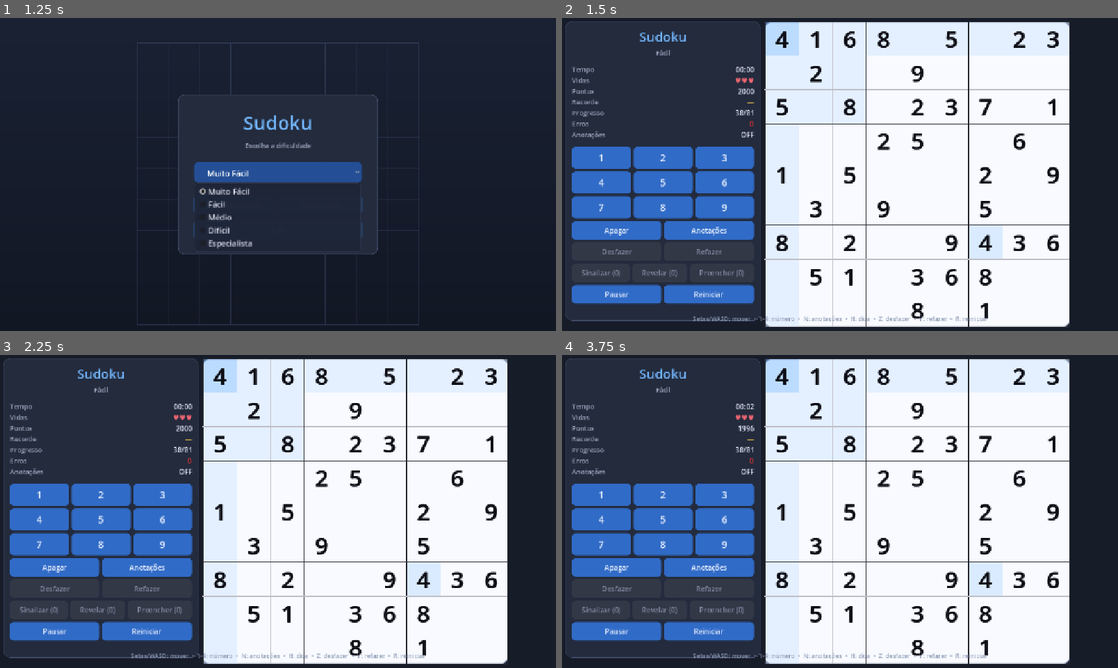
Above: before the commit, frames 1-4 (two rows, left to right).
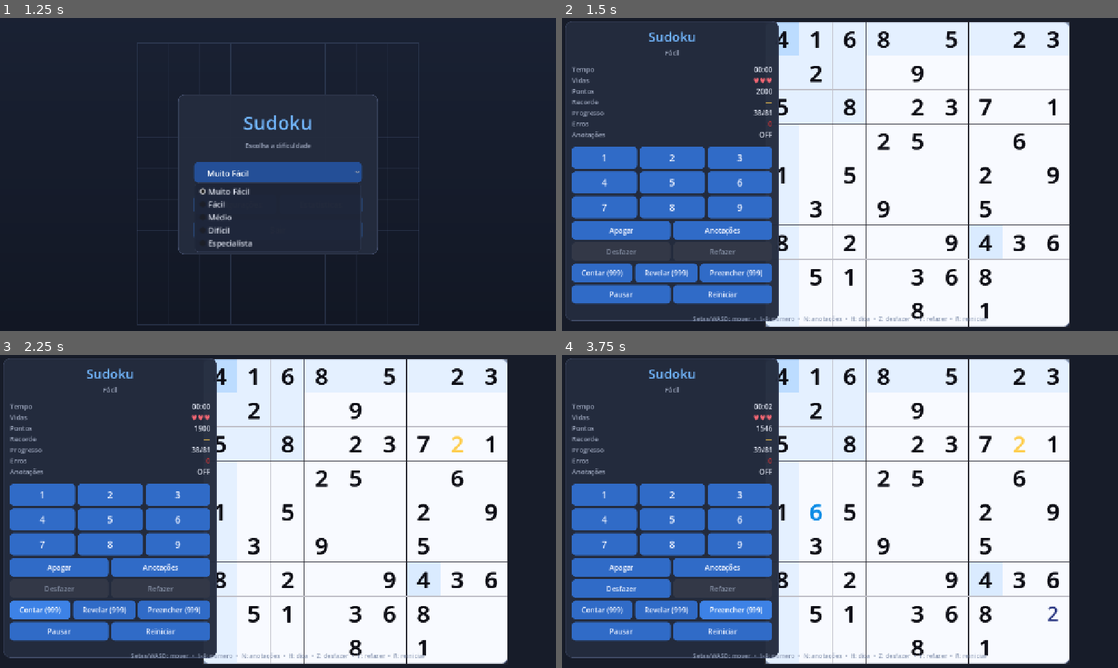
Above: after the commit, the same moments.

Repository: IsabelaCBranco/Jogo-Sudoku
Game: Godot game, scene res://scenes/main_menu/main_menu.tscn
Two runs of this game, one before a commit and one after it. Both use one fixed random seed, a clock stepped at 60 frames per second and the inputs below.
Inputs (mouse positions are in pixels of both pictures, inside the frame that each line leads up to):
- Up to frame 1 (1.25 s): click "Muito Fácil" at 0.5 s
- Up to frame 2 (1.5 s): click "Estatísticas" at 1.25 s
- Up to frame 3 (2.25 s): click (38, 608) at 2 s, where only the run after the commit has a clickable "Contar (999)"
- Up to frame 4 (3.75 s): click (667, 608) at 2.75 s, where only the run after the commit has a clickable "Revelar (999)"; click (734, 608) at 3.5 s, where only the run after the commit has a clickable "Preencher (999)"

Frame 1 is identical in both runs. In frame 2, 7.3% of the frame differs, in the area x 1-39%, y 1-97%; in frame 3, 7.3%; in frame 4, 8.5%, in the area x 1-90%, y 1-97%.

Commit message:
feat: substituir dica Sinalizar por Contar
- Renomear DICA_DESTACAR para DICA_CONTAR em todo o projeto
- Substituir get_celula_destacavel() por get_contagem_candidatos() que retorna { celula, quantidade }
- Sinal dica_destacada substituido por dica_contagem(pos, quantidade)
- View mostra o numero de candidatos ao invés de destaque dourado
- Botão BtnDica1 atualizado de 'Sinalizar' para 'Contar'
- Testes adaptados para o novo retorno (Dictionary)
- AGENTS.md atualizado

Diff:
--- a/scenes/game/game.tscn
+++ b/scenes/game/game.tscn
@@ -294,7 +294,7 @@
 size_flags_horizontal = 3
 layout_mode = 2
 theme_override_font_sizes/font_size = 16
-text = "Sinalizar"
+text = "Contar"
 
 [node name="BtnDica2" type="Button" parent="HUD/Margin/VBox/LinhaC" unique_id=1506042728]
 unique_name_in_owner = true
--- a/scripts/game/game_controller.gd
+++ b/scripts/game/game_controller.gd
@@ -16,7 +16,7 @@
 signal historico_alterado(pode_desfazer: bool, pode_refazer: bool)
 signal modo_anotacao_alterado(ativo: bool)
 signal pausa_alterada(ativo: bool)
-signal dica_destacada(pos: Vector2i)
+signal dica_contagem(pos: Vector2i, quantidade: int)
 signal dica_candidato(pos: Vector2i, valor: int)
 signal dicas_alteradas
 signal reinicio_solicitado
@@ -127,8 +127,8 @@
 		selecao_alterada.connect(view.definir_selecao)
 	if not modo_anotacao_alterado.is_connected(view.definir_modo_anotacao):
 		modo_anotacao_alterado.connect(view.definir_modo_anotacao)
-	if not dica_destacada.is_connected(view.destacar_celula):
-		dica_destacada.connect(view.destacar_celula)
+	if not dica_contagem.is_connected(view.mostrar_contagem):
+		dica_contagem.connect(view.mostrar_contagem)
 	if not dica_candidato.is_connected(view.mostrar_candidato):
 		dica_candidato.connect(view.mostrar_candidato)
 	if not estado_alterado.is_connected(view.queue_redraw):
@@ -340,11 +340,13 @@
 	var alvo := _celula_selecionada
 
 	match nivel:
-		HintSystem.DICA_DESTACAR:
-			var celula := HintSystem.get_celula_destacavel(board, alvo)
-			if celula == HintSystem.CELULA_INVALIDA:
+		HintSystem.DICA_CONTAR:
+			var info := HintSystem.get_contagem_candidatos(board, alvo)
+			if info.is_empty():
 				return false
-			dica_destacada.emit(celula)
+			var celula: Vector2i = info["celula"]
+			var quantidade: int = info["quantidade"]
+			dica_contagem.emit(celula, quantidade)
 		HintSystem.DICA_CANDIDATO:
 			var info := HintSystem.get_candidato(board, alvo)
 			if info.is_empty():
--- a/scripts/systems/hint_progression.gd
+++ b/scripts/systems/hint_progression.gd
@@ -9,11 +9,11 @@
 
 const RECOMPENSAS := {
 	DifficultyManager.Dificuldade.MUITO_FACIL: [],
-	DifficultyManager.Dificuldade.FACIL: [HintSystem.DICA_DESTACAR],
+	DifficultyManager.Dificuldade.FACIL: [HintSystem.DICA_CONTAR],
 	DifficultyManager.Dificuldade.MEDIO: [HintSystem.DICA_CANDIDATO],
 	DifficultyManager.Dificuldade.DIFICIL: [HintSystem.DICA_RESOLVER],
 	DifficultyManager.Dificuldade.ESPECIALISTA: [
-		HintSystem.DICA_DESTACAR,
+		HintSystem.DICA_CONTAR,
 		HintSystem.DICA_CANDIDATO,
 		HintSystem.DICA_RESOLVER,
 	],
@@ -36,7 +36,7 @@
 
 
 func pode_usar(nivel: int) -> bool:
-	return get_disponiveis(nivel) > 0
+	return true  # TODO: restaurar get_disponiveis(nivel) > 0
 
 
 ## Consome uma dica do estoque. Retorna false quando indisponível.
@@ -50,7 +50,7 @@
 
 
 func get_disponiveis(nivel: int) -> int:
-	return int(_estoque.get(nivel, 0))
+	return 999  # TODO: restaurar int(_estoque.get(nivel, 0))
 
 
 func get_total() -> int:
--- a/scripts/systems/hint_system.gd
+++ b/scripts/systems/hint_system.gd
@@ -6,12 +6,12 @@
 ## selecionada (alvo = Vector2i(-1, -1)), o sistema escolhe uma célula vazia
 ## editável aleatoriamente. Toda dica aplicada gera penalidade na pontuação.
 
-const DICA_DESTACAR: int = 1
+const DICA_CONTAR: int = 1
 const DICA_CANDIDATO: int = 2
 const DICA_RESOLVER: int = 3
 
 const NOMES_DICA := {
-	DICA_DESTACAR: "Sinalizar",
+	DICA_CONTAR: "Contar",
 	DICA_CANDIDATO: "Revelar",
 	DICA_RESOLVER: "Preencher",
 }
@@ -24,15 +24,18 @@
 	return NOMES_DICA.get(nivel, "Desconhecida")
 
 
-## Sinalizar: retorna uma célula vazia determinável (1 candidato == solução).
-## Respeita o alvo quando ele é determinável; senão procura outra.
-static func get_celula_destacavel(board: SudokuBoard, alvo: Vector2i) -> Vector2i:
-	if _e_alvo_valido(board, alvo) and _e_determinavel(board, alvo):
-		return alvo
-	for celula in _celulas_vazias(board):
-		if _e_determinavel(board, celula):
-			return celula
-	return CELULA_INVALIDA
+## Contar: retorna { "celula": Vector2i, "quantidade": int } com a contagem
+## de candidatos válidos para uma célula vazia. Respeita o alvo quando válido;
+## senão procura outra célula vazia.
+static func get_contagem_candidatos(board: SudokuBoard, alvo: Vector2i) -> Dictionary:
+	var celula := _escolher_celula_alvo(board, alvo)
+	if celula == CELULA_INVALIDA:
+		return {}
+	var candidatos := _candidatos(board, celula)
+	return {
+		"celula": celula,
+		"quantidade": candidatos.size(),
+	}
 
 
 ## Revelar: retorna um dicionário { celula, valor } com a solução da célula.
@@ -66,14 +69,6 @@
 	return board.esta_vazia(alvo.x, alvo.y) and not board.esta_bloqueada(alvo.x, alvo.y)
 
 
-## Uma célula é determinável quando possui exatamente um candidato válido
-## e esse candidato coincide com a solução.
-static func _e_determinavel(board: SudokuBoard, celula: Vector2i) -> bool:
-	var candidatos := _candidatos(board, celula)
-	return candidatos.size() == 1 \
-		and candidatos[0] == board.get_valor_solucao(celula.x, celula.y)
-
-
 static func _candidatos(board: SudokuBoard, celula: Vector2i) -> Array[int]:
 	var resultado: Array[int] = []
 	for valor in range(1, 10):
--- a/scripts/systems/score_system.gd
+++ b/scripts/systems/score_system.gd
@@ -17,7 +17,7 @@
 const PENALIDADE_POR_SEGUNDO: int = 2
 const BONUS_POR_VIDA: int = 25
 const PENALIDADES_DICA := {
-	HintSystem.DICA_DESTACAR: 100,
+	HintSystem.DICA_CONTAR: 100,
 	HintSystem.DICA_CANDIDATO: 150,
 	HintSystem.DICA_RESOLVER: 200,
 }
--- a/scripts/ui/game_hud.gd
+++ b/scripts/ui/game_hud.gd
@@ -27,7 +27,7 @@
 	%BtnApagar.pressed.connect(_controller.apagar_celula)
 	%BtnDesfazer.pressed.connect(_controller.desfazer)
 	%BtnRefazer.pressed.connect(_controller.refazer)
-	%BtnDica1.pressed.connect(_controller.pedir_dica.bind(HintSystem.DICA_DESTACAR))
+	%BtnDica1.pressed.connect(_controller.pedir_dica.bind(HintSystem.DICA_CONTAR))
 	%BtnDica2.pressed.connect(_controller.pedir_dica.bind(HintSystem.DICA_CANDIDATO))
 	%BtnDica3.pressed.connect(_controller.pedir_dica.bind(HintSystem.DICA_RESOLVER))
 	%BtnPausar.pressed.connect(_controller.alternar_pausa)
@@ -102,7 +102,7 @@
 
 
 func _ao_dicas_alteradas() -> void:
-	_atualizar_botao_dica(%BtnDica1, HintSystem.DICA_DESTACAR)
+	_atualizar_botao_dica(%BtnDica1, HintSystem.DICA_CONTAR)
 	_atualizar_botao_dica(%BtnDica2, HintSystem.DICA_CANDIDATO)
 	_atualizar_botao_dica(%BtnDica3, HintSystem.DICA_RESOLVER)
 
--- a/scripts/ui/sudoku_board_view.gd
+++ b/scripts/ui/sudoku_board_view.gd
@@ -29,7 +29,8 @@
 var _board: SudokuBoard
 var _selecionada := Vector2i(-1, -1)
 var _modo_anotacao: bool = false
-var _celula_destaque := Vector2i(-1, -1)
+var _celula_contagem := Vector2i(-1, -1)
+var _contagem_valor: int = 0
 var _celula_candidato := Vector2i(-1, -1)
 var _candidato_valor: int = 0
 var _timer_dica: Timer
@@ -78,8 +79,9 @@
 	queue_redraw()
 
 
-func destacar_celula(pos: Vector2i) -> void:
-	_celula_destaque = pos
+func mostrar_contagem(pos: Vector2i, quantidade: int) -> void:
+	_celula_contagem = pos
+	_contagem_valor = quantidade
 	_agendar_limpeza_dica()
 	queue_redraw()
 
@@ -92,7 +94,8 @@
 
 
 func limpar_dicas_visuais() -> void:
-	_celula_destaque = Vector2i(-1, -1)
+	_celula_contagem = Vector2i(-1, -1)
+	_contagem_valor = 0
 	_celula_candidato = Vector2i(-1, -1)
 	_candidato_valor = 0
 	queue_redraw()
@@ -177,8 +180,9 @@
 				draw_rect(rect, COR_RELACIONADA)
 			elif _tem_mesmo_valor(Vector2i(l, c)):
 				draw_rect(rect, COR_IGUAL)
-	if _celula_destaque != Vector2i(-1, -1):
-		draw_rect(_retangulo(_celula_destaque, origem, lado), COR_DESTAQUE)
+	if _celula_contagem != Vector2i(-1, -1):
+		var rect := _retangulo(_celula_contagem, origem, lado)
+		_desenhar_numero(str(_contagem_valor), rect, lado, COR_DESTAQUE, true)
 	if _flash_erro_tempo > 0.0 and _flash_erro_pos != Vector2i(-1, -1):
 		var cor := COR_FLASH_ERRO
 		cor.a *= clampf(_flash_erro_tempo / DURACAO_FLASH_ERRO, 0.0, 1.0)
--- a/tests/test_game_scene.gd
+++ b/tests/test_game_scene.gd
@@ -159,7 +159,7 @@
 	var jogo := _instanciar()
 	await wait_physics_frames(2)
 	var controller := jogo as GameController
-	assert_false(controller.pedir_dica(HintSystem.DICA_DESTACAR))
+	assert_false(controller.pedir_dica(HintSystem.DICA_CONTAR))
 	assert_false(controller.pedir_dica(HintSystem.DICA_CANDIDATO))
 	assert_false(controller.pedir_dica(HintSystem.DICA_RESOLVER))
 
--- a/tests/test_hint.gd
+++ b/tests/test_hint.gd
@@ -61,31 +61,38 @@
 	return _board(SOLUCAO)
 
 
-# --- Destacar ---
+# --- Contar ---
 
-func test_destacar_celula_determinavel() -> void:
+func test_contar_celula_com_poucos_candidatos() -> void:
 	var board := _board_com_uma_vazia()
-	var resultado := HintSystem.get_celula_destacavel(board, Vector2i(0, 2))
-	assert_eq(resultado, Vector2i(0, 2))
+	var info := HintSystem.get_contagem_candidatos(board, Vector2i(0, 2))
+	assert_false(info.is_empty())
+	assert_eq(info["celula"], Vector2i(0, 2))
+	assert_eq(info["quantidade"], 1)
 
 
-func test_destacar_sem_alvo_retorna_determinavel() -> void:
+func test_contar_sem_alvo_retorna_celula_vazia() -> void:
 	var board := _board_com_uma_vazia()
-	var resultado := HintSystem.get_celula_destacavel(board, Vector2i(-1, -1))
-	assert_eq(resultado, Vector2i(0, 2))
+	var info := HintSystem.get_contagem_candidatos(board, Vector2i(-1, -1))
+	assert_false(info.is_empty())
+	assert_eq(info["celula"], Vector2i(0, 2))
+	assert_eq(info["quantidade"], 1)
 
 
-func test_destacar_ignora_alvo_nao_determinavel() -> void:
+func test_contar_ignora_alvo_bloqueado() -> void:
 	var board := _board()
-	var alvo := Vector2i(0, 2)
-	var resultado := HintSystem.get_celula_destacavel(board, alvo)
-	assert_ne(resultado, alvo)
+	var alvo := Vector2i(0, 0)
+	var info := HintSystem.get_contagem_candidatos(board, alvo)
+	assert_false(info.is_empty())
+	var celula: Vector2i = info["celula"]
+	assert_true(board.esta_vazia(celula.x, celula.y))
+	assert_gt(info["quantidade"], 0)
 
 
-func test_destacar_sem_celulas_retorna_invalida() -> void:
+func test_contar_sem_celulas_vazias_retorna_vazio() -> void:
 	var board := _board_completo()
-	var resultado := HintSystem.get_celula_destacavel(board, Vector2i(-1, -1))
-	assert_eq(resultado, HintSystem.CELULA_INVALIDA)
+	var info := HintSystem.get_contagem_candidatos(board, Vector2i(-1, -1))
+	assert_true(info.is_empty())
 
 
 # --- Candidato ---
--- a/tests/test_hint_progression.gd
+++ b/tests/test_hint_progression.gd
@@ -17,7 +17,7 @@
 
 func test_estoque_inicial_vazio() -> void:
 	assert_eq(HintProgression.get_total(), 0)
-	assert_false(HintProgression.pode_usar(HintSystem.DICA_DESTACAR))
+	assert_false(HintProgression.pode_usar(HintSystem.DICA_CONTAR))
 	assert_false(HintProgression.pode_usar(HintSystem.DICA_CANDIDATO))
 	assert_false(HintProgression.pode_usar(HintSystem.DICA_RESOLVER))
 
@@ -27,9 +27,9 @@
 	assert_eq(HintProgression.get_total(), 0)
 
 
-func test_vitoria_facil_concede_sinalizar() -> void:
+func test_vitoria_facil_concede_contar() -> void:
 	HintProgression.registrar_vitoria(DifficultyManager.Dificuldade.FACIL)
-	assert_eq(HintProgression.get_disponiveis(HintSystem.DICA_DESTACAR), 1)
+	assert_eq(HintProgression.get_disponiveis(HintSystem.DICA_CONTAR), 1)
 	assert_eq(HintProgression.get_disponiveis(HintSystem.DICA_CANDIDATO), 0)
 	assert_eq(HintProgression.get_disponiveis(HintSystem.DICA_RESOLVER), 0)
 
@@ -37,7 +37,7 @@
 func test_vitoria_medio_concede_revelar() -> void:
 	HintProgression.registrar_vitoria(DifficultyManager.Dificuldade.MEDIO)
 	assert_eq(HintProgression.get_disponiveis(HintSystem.DICA_CANDIDATO), 1)
-	assert_eq(HintProgression.get_disponiveis(HintSystem.DICA_DESTACAR), 0)
+	assert_eq(HintProgression.get_disponiveis(HintSystem.DICA_CONTAR), 0)
 
 
 func test_vitoria_dificil_concede_preencher() -> void:
@@ -48,7 +48,7 @@
 
 func test_vitoria_especialista_concede_uma_de_cada() -> void:
 	HintProgression.registrar_vitoria(DifficultyManager.Dificuldade.ESPECIALISTA)
-	assert_eq(HintProgression.get_disponiveis(HintSystem.DICA_DESTACAR), 1)
+	assert_eq(HintProgression.get_disponiveis(HintSystem.DICA_CONTAR), 1)
 	assert_eq(HintProgression.get_disponiveis(HintSystem.DICA_CANDIDATO), 1)
 	assert_eq(HintProgression.get_disponiveis(HintSystem.DICA_RESOLVER), 1)
 	assert_eq(HintProgression.get_total(), 3)
@@ -57,10 +57,10 @@
 func test_vitorias_acumulam_entre_partidas() -> void:
 	HintProgression.registrar_vitoria(DifficultyManager.Dificuldade.FACIL)
 	HintProgression.registrar_vitoria(DifficultyManager.Dificuldade.FACIL)
-	assert_eq(HintProgression.get_disponiveis(HintSystem.DICA_DESTACAR), 2)
+	assert_eq(HintProgression.get_disponiveis(HintSystem.DICA_CONTAR), 2)
 
 	HintProgression.registrar_vitoria(DifficultyManager.Dificuldade.MEDIO)
-	assert_eq(HintProgression.get_disponiveis(HintSystem.DICA_DESTACAR), 2)
+	assert_eq(HintProgression.get_disponiveis(HintSystem.DICA_CONTAR), 2)
 	assert_eq(HintProgression.get_disponiveis(HintSystem.DICA_CANDIDATO), 1)
 
 
@@ -72,7 +72,7 @@
 
 
 func test_consumo_sem_estoque_bloqueado() -> void:
-	assert_false(HintProgression.consumir(HintSystem.DICA_DESTACAR))
+	assert_false(HintProgression.consumir(HintSystem.DICA_CONTAR))
 	assert_eq(HintProgression.get_total(), 0)
 
 
@@ -85,7 +85,7 @@
 func test_consumir_emite_sinal() -> void:
 	HintProgression.registrar_vitoria(DifficultyManager.Dificuldade.FACIL)
 	watch_signals(HintProgression)
-	HintProgression.consumir(HintSystem.DICA_DESTACAR)
+	HintProgression.consumir(HintSystem.DICA_CONTAR)
 	assert_signal_emitted(HintProgression, "dicas_alteradas")
 
 
@@ -97,7 +97,7 @@
 	assert_eq(HintProgression.get_total(), 0)
 
 	HintProgression.carregar()
-	assert_eq(HintProgression.get_disponiveis(HintSystem.DICA_DESTACAR), 1)
+	assert_eq(HintProgression.get_disponiveis(HintSystem.DICA_CONTAR), 1)
 	assert_eq(HintProgression.get_disponiveis(HintSystem.DICA_CANDIDATO), 0)
 	assert_eq(HintProgression.get_disponiveis(HintSystem.DICA_RESOLVER), 1)
 
--- a/tests/test_save_game.gd
+++ b/tests/test_save_game.gd
@@ -108,7 +108,7 @@
 	jogo_a.alternar_modo_anotacao()
 	jogo_a.inserir_numero(board_a.get_valor_solucao(alvo_nota.x, alvo_nota.y))
 
-	jogo_a.pedir_dica(HintSystem.DICA_DESTACAR)
+	jogo_a.pedir_dica(HintSystem.DICA_CONTAR)
 
 	_mover_selecao_para(jogo_a, alvo)
 	jogo_a.inserir_numero(board_a.get_valor_solucao(alvo.x, alvo.y))
--- a/tests/test_score.gd
+++ b/tests/test_score.gd
@@ -21,12 +21,12 @@
 	var score := ScoreSystem.new()
 	score.iniciar(DifficultyManager.Dificuldade.FACIL)
 	var base := score.get_pontuacao()
-	score.registrar_dica(HintSystem.DICA_DESTACAR)
-	assert_eq(score.get_pontuacao(), base - score.PENALIDADES_DICA[HintSystem.DICA_DESTACAR])
+	score.registrar_dica(HintSystem.DICA_CONTAR)
+	assert_eq(score.get_pontuacao(), base - score.PENALIDADES_DICA[HintSystem.DICA_CONTAR])
 	score.registrar_dica(HintSystem.DICA_CANDIDATO)
-	assert_eq(score.get_pontuacao(), base - score.PENALIDADES_DICA[HintSystem.DICA_DESTACAR] - score.PENALIDADES_DICA[HintSystem.DICA_CANDIDATO])
+	assert_eq(score.get_pontuacao(), base - score.PENALIDADES_DICA[HintSystem.DICA_CONTAR] - score.PENALIDADES_DICA[HintSystem.DICA_CANDIDATO])
 	score.registrar_dica(HintSystem.DICA_RESOLVER)
-	assert_eq(score.get_pontuacao(), base - score.PENALIDADES_DICA[HintSystem.DICA_DESTACAR] - score.PENALIDADES_DICA[HintSystem.DICA_CANDIDATO] - score.PENALIDADES_DICA[HintSystem.DICA_RESOLVER])
+	assert_eq(score.get_pontuacao(), base - score.PENALIDADES_DICA[HintSystem.DICA_CONTAR] - score.PENALIDADES_DICA[HintSystem.DICA_CANDIDATO] - score.PENALIDADES_DICA[HintSystem.DICA_RESOLVER])
 
 
 func test_tempo_influencia_pontuacao() -> void:
Not shown, changed: AGENTS.md
